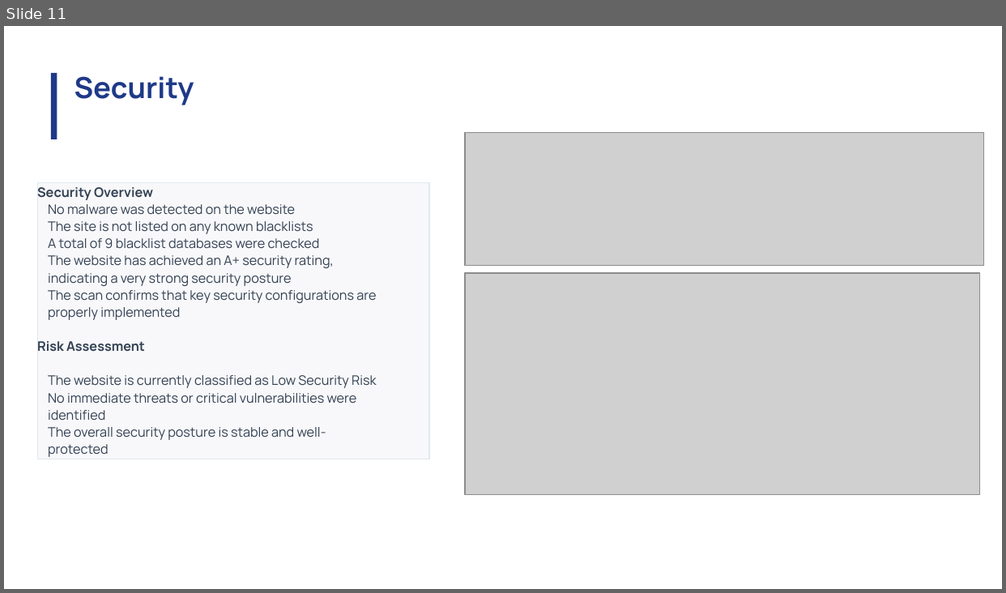
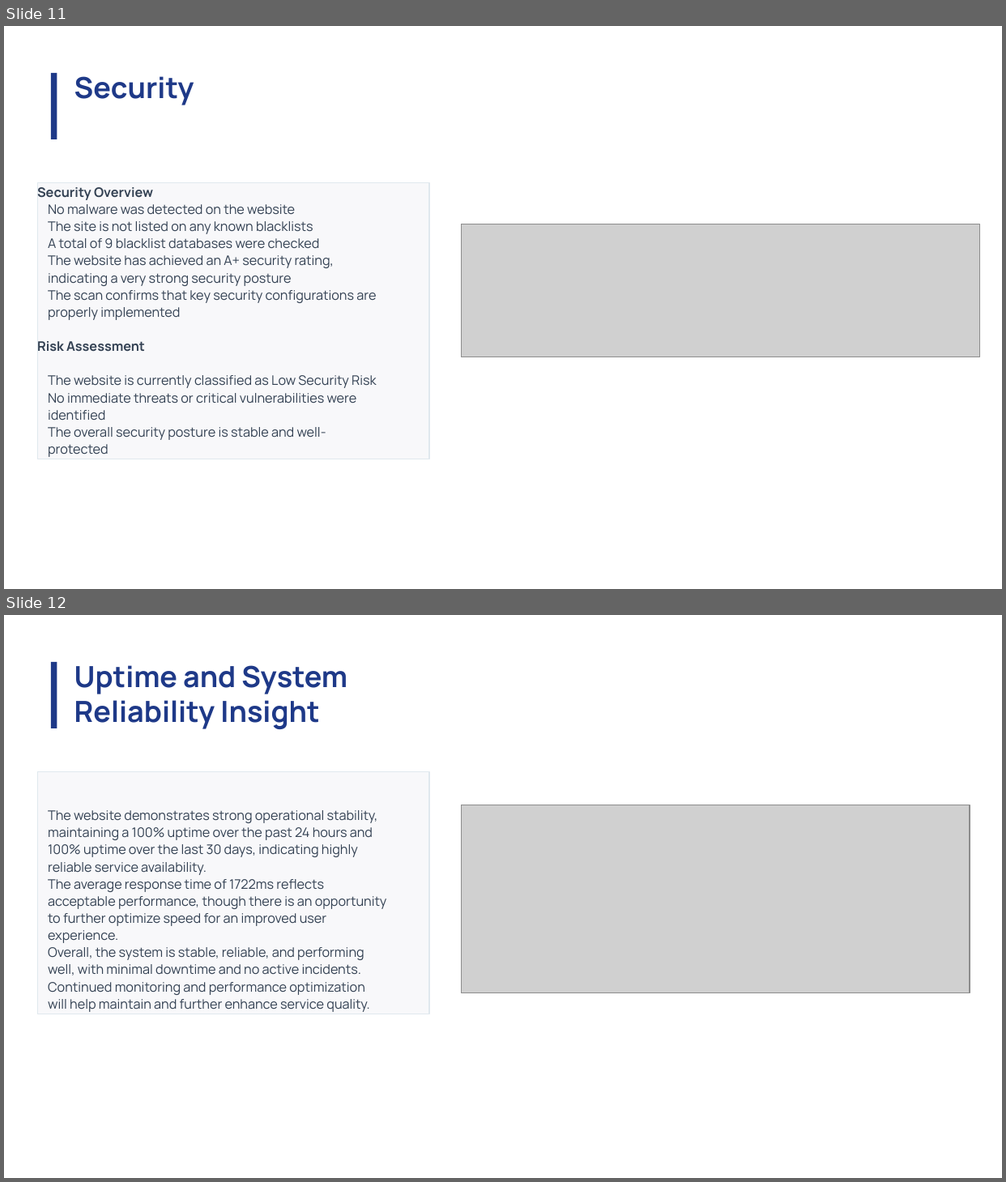
Before and after one commit to Rakinzi/reports, a slide deck: src/reports/report-templates/june-2026/bancabc-29-June-2026.pptx. Shown one above the other, each under a label of ours: slide 11 before the commit, slides 11 and 12 after it. The pictures are 1006x593 and 1006x1182 pixels, drawn with LibreOffice and Linux fonts; fonts in the diff are those of the drawing; grey boxes stand for pictures. Boxes give left, top, right and bottom in pixels: in the first picture for what was removed or moved away, otherwise in the second. Text is boxed around its words. In the diff, an @@ line names an element or a change of style, - is before the commit and + after.

```diff
--- a/src/reports/report-templates/june-2026/bancabc-29-June-2026.pptx
+++ b/src/reports/report-templates/june-2026/bancabc-29-June-2026.pptx
@@ slide 12 added at <box>4,615,1002,1178</box>, background #FFFFFF @@
@@ freeform shape added at <box>51,662,57,728</box>, fill #1E3988 @@
@@ title added at <box>74,665,347,729</box>, 21 pt, text #1E3988, bold @@
+Uptime and System Reliability Insight
@@ rectangle added at <box>37,771,429,1014</box>, fill #F8F8FA, outline #E0E8EE 0.72 pt, 9.5 pt, text #334153 @@
+The website demonstrates strong operational stability,
+maintaining a 100% uptime over the past 24 hours and
+100% uptime over the last 30 days, indicating highly
+reliable service availability.
+The average response time of 1722ms reflects
+acceptable performance, though there is an opportunity
+to further optimize speed for an improved user
+experience.
+Overall, the system is stable, reliable, and performing
+well, with minimal downtime and no active incidents.
+Continued monitoring and performance optimization
+will help maintain and further enhance service quality.
@@ picture added at <box>461,805,969,993</box> @@
@@ slide 11 changed as well @@
@@ picture: place and size @@
-picture at <box>465,133,984,266</box>
+picture at <box>461,224,980,357</box>
@@ picture removed at <box>465,274,980,495</box> @@
```
Also in this commit, not shown: 9 other slides changed, 3 other slides added, 1 slide removed, 20 other files.
